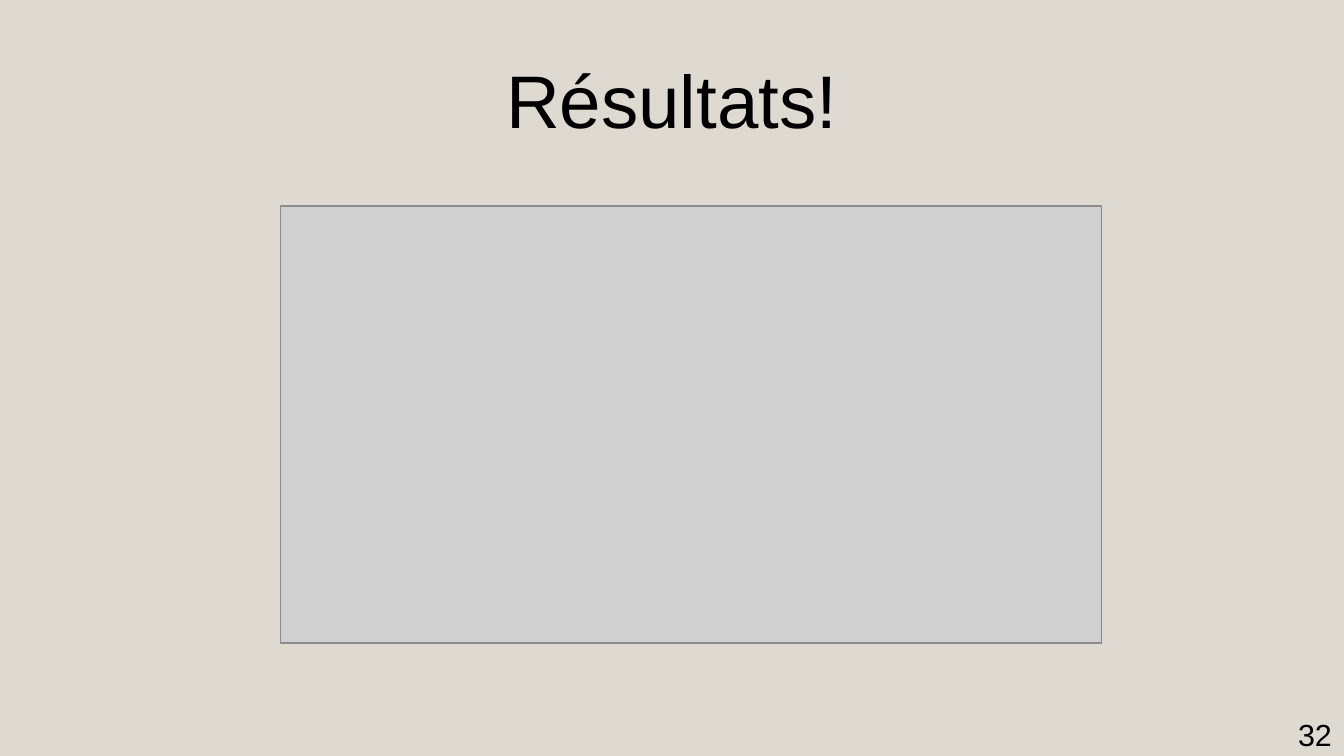
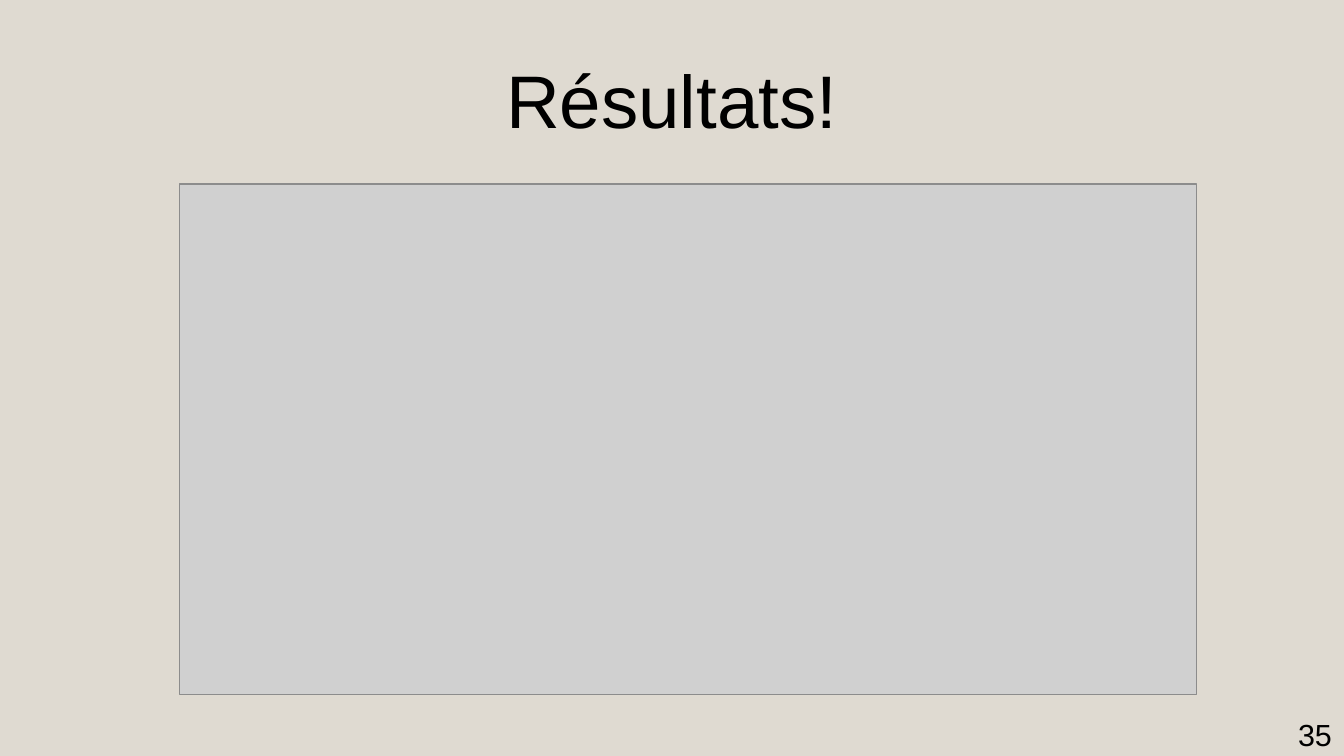
Before and after one commit to AmdaU/presentations, a slide deck: slide 35 of Seminaire/Seminaire.odp (slide 32 before the commit). Drawn at 1344x756 pixels with LibreOffice and Linux fonts; fonts in the diff are those of the drawing; grey boxes stand for pictures. Boxes give left, top, right and bottom in pixels: in the first picture for what was removed or moved away, otherwise in the second. Text is boxed around its words. In the diff, an @@ line names an element or a change of style, - is before the commit and + after.

```diff
--- a/Seminaire/Seminaire.odp
+++ b/Seminaire/Seminaire.odp
@@ picture: place and size @@
-picture at box(281, 206, 1101, 643)
+picture at box(179, 184, 1196, 695)
@@ page number at box(1298, 724, 1332, 747): text changed @@
-32
+35
```
Also in this commit, not shown: 9 other slides changed, 4 slides added, 1 slide removed, 49 other files.
